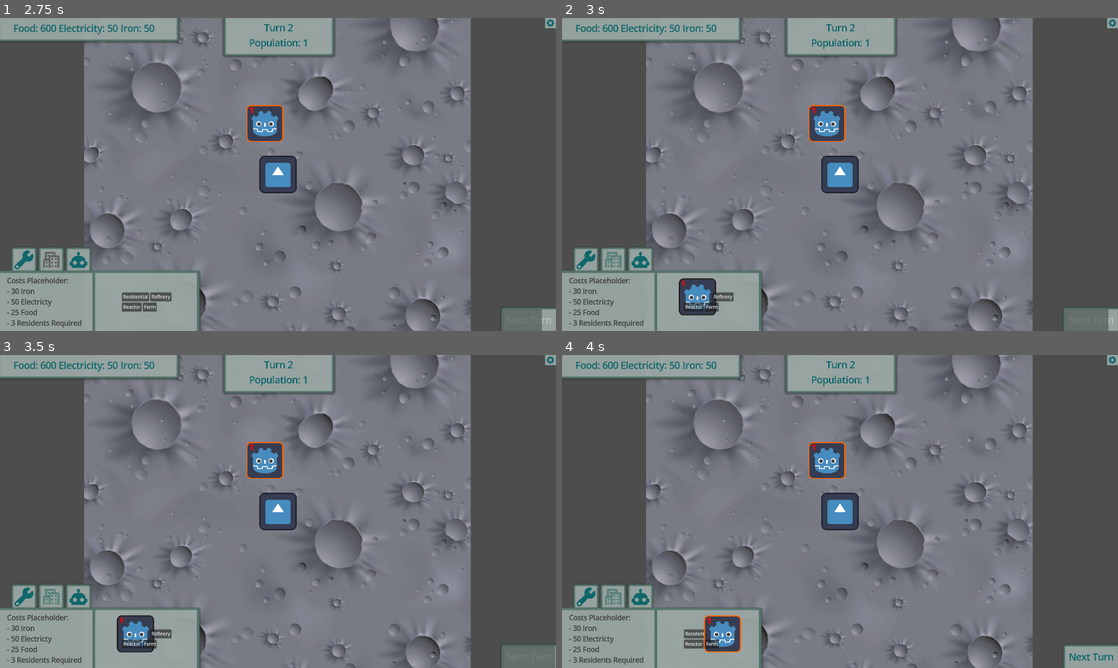
Above: before the commit, frames 1-4 (two rows, left to right).
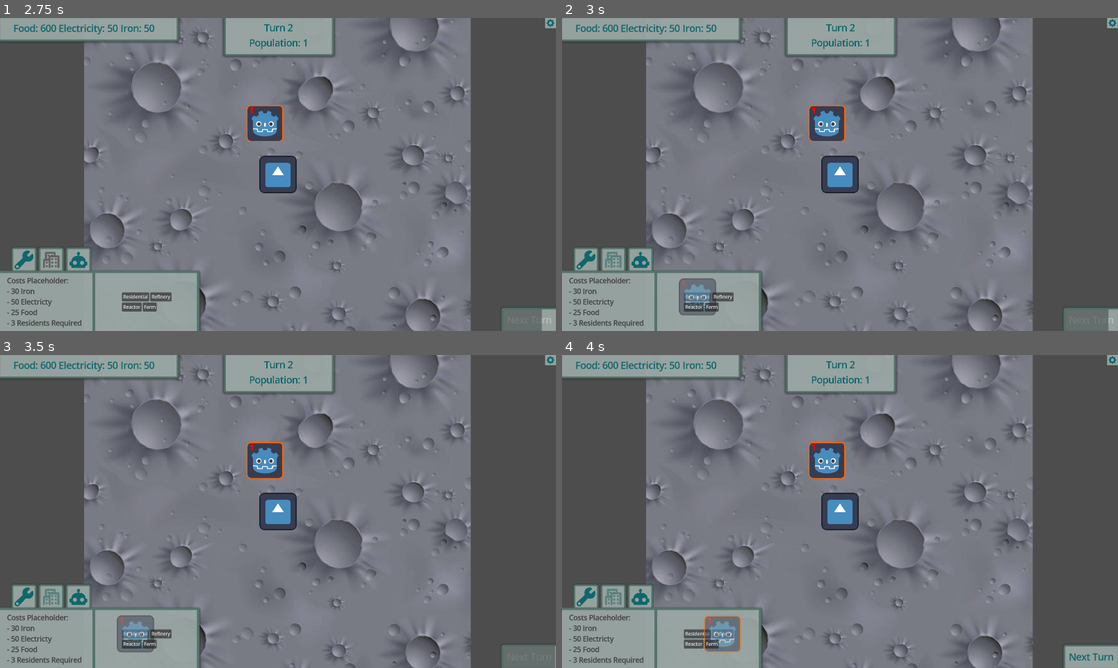
Above: after the commit, the same moments.

Repository: LunariumGame/Lunarium
Game: Godot game, scene res://scenes/world.tscn
Same seed, same stepped clock (60 frames per second), same inputs: the game is played once before the commit and once after it. The engine's default icon, where the game draws it, is replaced by a stand-in: a white triangle on a blue panel in a dark square.
Inputs (mouse positions are in pixels of both pictures, inside the frame that each line leads up to):
- Up to frame 1 (2.75 s): click "Next Turn" at 0.5 s; click (22, 259) at 1.25 s; click (50, 259) at 2 s
- Up to frame 2 (3 s): click "Residential" at 2.75 s
- Up to frame 3 (3.5 s): no input
- Up to frame 4 (4 s): click "Refinery" at 3.5 s

Frame 1 is identical in both runs. In frame 2, 0.6% of the frame differs, in the area x 21-28%, y 83-96%; in frame 3, 0.6%; in frame 4, 0.7%, in the area x 25-33%, y 83-96%.

Commit message:
general formatting, guard BuildButtons against frequent input

Diff:
--- a/scripts/ui_components/building/building_button.gd
+++ b/scripts/ui_components/building/building_button.gd
@@ -2,11 +2,12 @@
 class_name BuildingButton
 extends Button
 
-const BUILDING_CURSOR = preload("res://scenes/ui_components/BuildingCursor.tscn")
+const BUILDING_CURSOR = (
+	preload("res://scenes/ui_components/BuildingCursor.tscn")
+)
 
 var building_instance: BuildingCursor = null
 
-# BuildingType enum
 @export var building_type: GameData.BuildingType
 
 
@@ -17,16 +18,28 @@
 
 # create a child of cursor that is a preview of the building clicked. follows cursor
 func _populate_cursor_on_click() -> void:
+	# if the BuildingCursor already exists, return
+	var existing_cursor: BuildingCursor = (
+		get_node_or_null(^"BuildingCursor")
+	)
+
+	if existing_cursor and is_instance_valid(existing_cursor):
+		return
+
 	# let other building buttons know this button has taken activity priority
 	get_tree().call_group("tracker", "button_activated", self)
 
-	var preview_texture: Texture2D = game_data.get_building_texture(building_type)
+	var preview_texture: Texture2D = (
+		game_data.get_building_texture(building_type)
+	)
 
 	if not preview_texture:
 		return
 
 	building_instance = BUILDING_CURSOR.instantiate()
 	building_instance.texture = preview_texture
+	# assign BuildingCursor transparency to 50%
+	building_instance.modulate.a = 0.5
 
 	add_child(building_instance)
 
